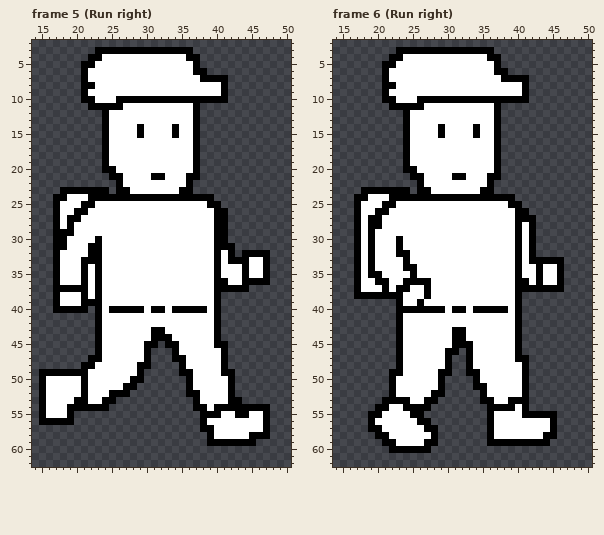
Pixel-art file, stored at Sprites/NewPlayer.aseprite. The first picture shows the starting point.
64x64 pixels, 20 frames. Shown: frame 5 (Run right): x 14..50, y 2..62; frame 6 (Run right): x 14..50, y 2..62. The commit also changed other frames, which this record leaves out.
And afterwards:
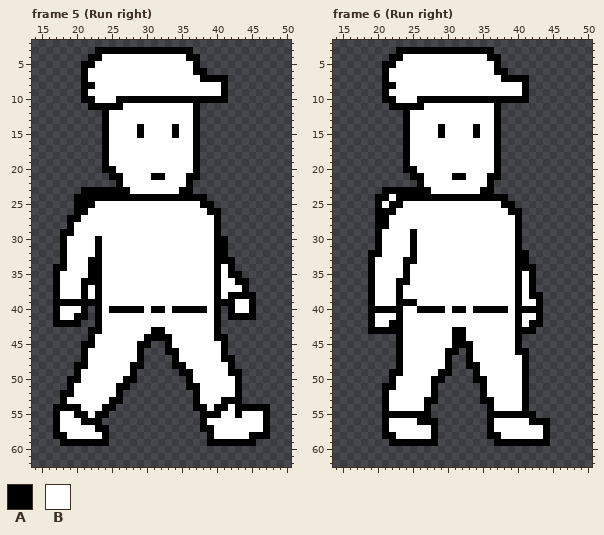
Palette (. is transparent): A #000000  B #ffffff
Change:
--- frame 5 (Run right), layer "Layer 1"
@@ x 14..50 @@
 22 ............ABBBBBBBBBA..............
-23 ....AAAAAAA.AABBBBBBBAA..............
-24 ...AABBBAAAAAAAAAAAAAAAAAA...........
-25 ...ABBBAABBBBBBBBBBBBBBBBAA..........
-26 ...ABBAABBBBBBBBBBBBBBBBBBAA.........
-27 ...ABAABBBBBBBBBBBBBBBBBBBAA.........
-28 ...ABABBBBBBBBBBBBBBBBBBBBAA.........
-29 ...AAABBBBBBBBBBBBBBBBBBBBAA.........
-30 ...AABBBBABBBBBBBBBBBBBBBBAA.........
-31 ...AABBBAABBBBBBBBBBBBBBBBAAA........
-32 ...ABBBBAABBBBBBBBBBBBBBBBABA.AAAA...
-33 ...ABBBAAABBBBBBBBBBBBBBBBABAAABBA...
-34 ...ABBBABABBBBBBBBBBBBBBBBABBBABBA...
-35 ...ABBBABABBBBBBBBBBBBBBBBABBBABBA...
-36 ...ABBBABABBBBBBBBBBBBBBBBAABBAAAA...
-37 ...AAAAABABBBBBBBBBBBBBBBBAAAAA......
-38 ...ABBBABABBBBBBBBBBBBBBBBA..........
-39 ...ABBBAAABBBBBBBBBBBBBBBBA..........
-40 ...AAAAA.ABAAAAABAABAAAAABA..........
-41 .........ABBBBBBBBBBBBBBBBA..........
-42 .........ABBBBBBBBBBBBBBBBA..........
-43 .........ABBBBBBBAABBBBBBBA..........
-44 .........ABBBBBBBAAABBBBBBA..........
-45 .........ABBBBBBAA.AABBBBBAA.........
-46 .........ABBBBBBA...ABBBBBBA.........
-47 ........AABBBBBBA...AABBBBBA.........
-48 .......AABBBBBBAA....ABBBBBA.........
-49 .AAAAAAABBBBBBBA.....AABBBBAA........
-50 .ABBBBBABBBBBBAA......ABBBBBA........
-51 .ABBBBBABBBBBAA.......ABBBBBA........
-52 .ABBBBBABBBAAA........AABBBBA........
-53 .ABBBBAABBAA...........ABBBBAA.......
-54 .ABBBAAAAAA............AABAAAAAAAA...
-55 .ABBBA..................AAABBAABBA...
-56 .AAAAA..................ABBBBBBBBA...
-57 ........................AABBBBBBBA...
-58 .........................ABBBBBAAA...
-59 .........................AAAAAAA.....
+23 .......AAAAAAABBBBBBBAA..............
+24 ......AAAAAAAAAAAAAAAAAAA............
+25 ......AAABBBBBBBBBBBBBBBAA...........
+26 ......AABBBBBBBBBBBBBBBBBAA..........
+27 .....AABBBBBBBBBBBBBBBBBBBA..........
+28 .....ABBBBBBBBBBBBBBBBBBBBA..........
+29 ....AABBBBBBBBBBBBBBBBBBBBA..........
+30 ....ABBBBABBBBBBBBBBBBBBBBAA.........
+31 ....ABBBBABBBBBBBBBBBBBBBBAA.........
+32 ....ABBBBABBBBBBBBBBBBBBBBAA.........
+33 ....ABBBAABBBBBBBBBBBBBBBBAAA........
+34 ...AABBBAABBBBBBBBBBBBBBBBABA........
+35 ...ABBBBAABBBBBBBBBBBBBBBBABAA.......
+36 ...ABBBAAABBBBBBBBBBBBBBBBABBAA......
+37 ...ABBBABABBBBBBBBBBBBBBBBABBBA......
+38 ...ABBBABABBBBBBBBBBBBBBBBABAAAA.....
+39 ...AAAAAAABBBBBBBBBBBBBBBBAAABBA.....
+40 ...ABBBA.ABAAAAABAABAAAAABA.ABBA.....
+41 ...ABBAA.ABBBBBBBBBBBBBBBBA.AAAA.....
+42 ...AAAA..ABBBBBBBBBBBBBBBBA..........
+43 ........AABBBBBBBAABBBBBBBA..........
+44 ........ABBBBBBBAAAABBBBBBAA.........
+45 .......AABBBBBBAA..ABBBBBBBA.........
+46 .......ABBBBBBBA...AABBBBBBA.........
+47 .......ABBBBBBBA....ABBBBBBAA........
+48 ......AABBBBBBAA....AABBBBBBA........
+49 ......ABBBBBBBA......AABBBBBAA.......
+50 .....AABBBBBBAA.......ABBBBBBA.......
+51 .....ABBBBBBAA........AABBBBBA.......
+52 ....AABBBBBBA..........ABBBBBA.......
+53 ....ABBBBBBAA..........ABBBAAA.......
+54 ...AAAABBBAA...........AABAABAAAAA...
+55 ...ABBAABAA.............AAABBABBBA...
+56 ...ABBBAAA..............ABBBBBBBBA...
+57 ...ABBBBBAA.............AABBBBBBBA...
+58 ...AABBBBBA..............ABBBBBAAA...
+59 ....AAAAAAA..............AAAAAAA.....
 60 .....................................
--- frame 6 (Run right), layer "Layer 1"
@@ x 14..50 @@
 22 ............ABBBBBBBBBA..............
-23 ....AAAAAAA.AABBBBBBBAA..............
-24 ...AABBBAAAAAAAAAAAAAAAAAA...........
-25 ...ABBBAABBBBBBBBBBBBBBBBAA..........
-26 ...ABBAABBBBBBBBBBBBBBBBBBAA.........
-27 ...ABAABBBBBBBBBBBBBBBBBBBAAA........
-28 ...ABAABBBBBBBBBBBBBBBBBBBABA........
-29 ...ABABBBBBBBBBBBBBBBBBBBBABA........
-30 ...ABABBBABBBBBBBBBBBBBBBBABA........
-31 ...ABABBBABBBBBBBBBBBBBBBBABA........
-32 ...ABABBBAABBBBBBBBBBBBBBBABA........
-33 ...ABABBBBABBBBBBBBBBBBBBBABAAAAA....
-34 ...ABABBBBAABBBBBBBBBBBBBBABBABBA....
-35 ...ABAABBBBABBBBBBBBBBBBBBABBABBA....
-36 ...ABBAABBAAAABBBBBBBBBBBBAABABBA....
-37 ...ABBBABAABBABBBBBBBBBBBBAAAAAAA....
-38 ...AAAAAAABBBABBBBBBBBBBBBA..........
-39 .........ABBABBBBBBBBBBBBBA..........
-40 .........AAAAAAABAABAAAAABA..........
-41 .........ABBBBBBBBBBBBBBBBA..........
-42 .........ABBBBBBBBBBBBBBBBA..........
-43 .........ABBBBBBBAABBBBBBBA..........
+23 .......AAAAAAABBBBBBBAA..............
+24 ......AABAAAAAAAAAAAAAAAA............
+25 ......ABAABBBBBBBBBBBBBBAA...........
+26 ......AAABBBBBBBBBBBBBBBBAA..........
+27 ......AABBBBBBBBBBBBBBBBBBA..........
+28 ......AABBBBBBBBBBBBBBBBBBA..........
+29 ......ABBBBABBBBBBBBBBBBBBA..........
+30 ......ABBBBABBBBBBBBBBBBBBA..........
+31 ......ABBBBABBBBBBBBBBBBBBA..........
+32 .....AABBBBABBBBBBBBBBBBBBAA.........
+33 .....ABBBBAABBBBBBBBBBBBBBAA.........
+34 .....ABBBBABBBBBBBBBBBBBBBAAA........
+35 .....ABBBBABBBBBBBBBBBBBBBABA........
+36 .....ABBBAABBBBBBBBBBBBBBBABA........
+37 .....ABBBABBBBBBBBBBBBBBBBABA........
+38 .....ABBBABBBBBBBBBBBBBBBBABAA.......
+39 .....ABBBAAABBBBBBBBBBBBBBABBA.......
+40 .....AAAAABBAAAABAABAAAAABAAAA.......
+41 .....ABBBABBBBBBBBBBBBBBBBABBA.......
+42 .....ABBAABBBBBBBBBBBBBBBBABAA.......
+43 .....AAAAABBBBBBBAABBBBBBBAAA........
 44 .........ABBBBBBBAABBBBBBBA..........
 45 .........ABBBBBBBAAABBBBBBA..........
-46 .........ABBBBBBAA.ABBBBBBA..........
-47 .........ABBBBBBA..ABBBBBBAA.........
-48 .........ABBBBBBA..ABBBBBBBA.........
-49 ........AABBBBBAA..AABBBBBBA.........
-50 ........ABBBBBBA....ABBBBBBA.........
-51 ........ABBBBBBA....AABBBBBA.........
-52 ........ABBBBBAA.....ABBBBBA.........
-53 .......AAAABBAA......AABBAAA.........
-54 ......AABBAAAA........AAAABA.........
-55 .....AABBBBAA.........ABBBBAAAAA.....
-56 .....ABBBBBBAA........ABBBBBBBBA.....
-57 .....AABBBBBBAA.......ABBBBBBBBA.....
-58 ......AABBBBBBA.......ABBBBBBBAA.....
-59 .......AABBBBAA.......AAAAAAAAA......
-60 ........AAAAAA.......................
+46 .........ABBBBBBAA.ABBBBBBAA.........
+47 .........ABBBBBBA..ABBBBBBBA.........
+48 .........ABBBBBBA..AABBBBBBA.........
+49 ........AABBBBBAA...ABBBBBBA.........
+50 ........ABBBBBAA....AABBBBBA.........
+51 .......AABBBBBA......ABBBBBA.........
+52 .......ABBBBBBA......ABBBBBA.........
+53 .......ABBBBBAA......AABBBBA.........
+54 .......ABBBBBA........ABBBBA.........
+55 .......AAAAAAA........AAAAAAA........
+56 .......ABBBBAAA.......ABBBBBAAA......
+57 .......ABBBBBBA.......ABBBBBBBA......
+58 .......AABBBBBA.......AABBBBBBA......
+59 ........AAAAAAA........AAAAAAAA......
+60 .....................................
 61 .....................................
Boxes around the changes in both pictures, in picture pixels (x1, y1, x2, y2):
changed: (39, 187, 270, 446)
changed: (354, 187, 564, 453)
